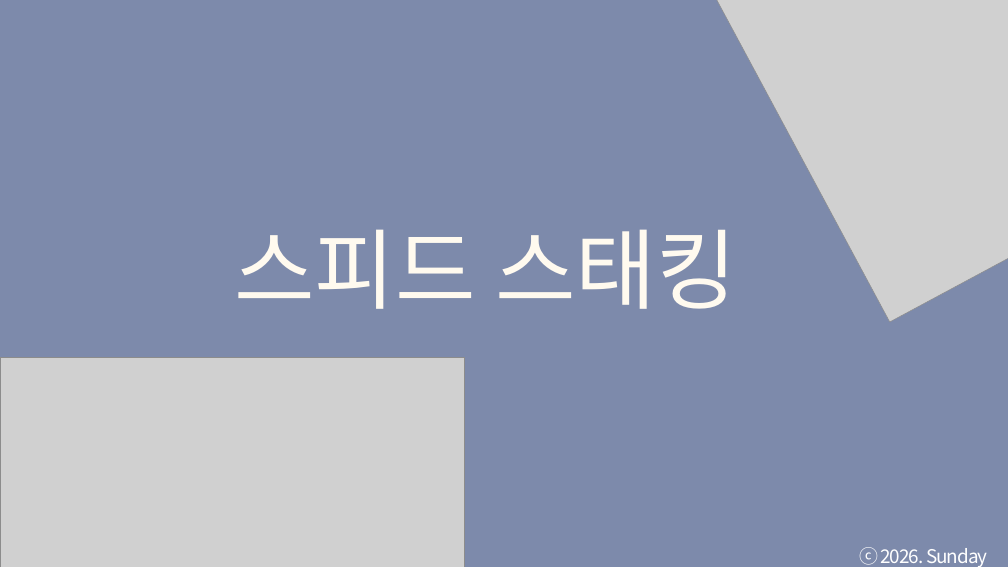
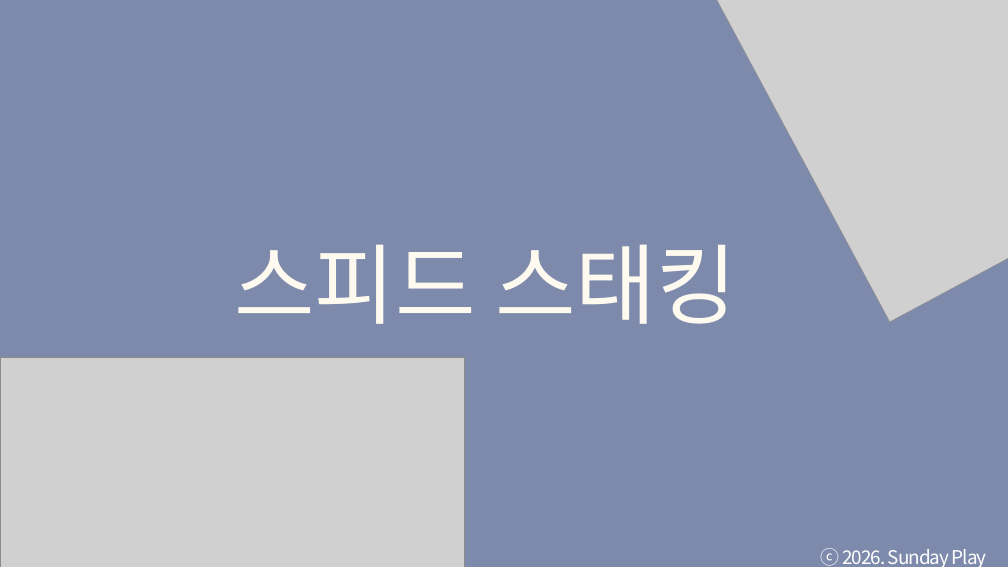
Before and after one commit to tkdgns25300/sunday_play, a slide deck: slide 1 of public/downloads/games/cup-speed-stacking/rules.pptx. Drawn at 1008x567 pixels with LibreOffice and Linux fonts; fonts in the diff are those of the drawing; grey boxes stand for pictures. Boxes give left, top, right and bottom in pixels: in the first picture for what was removed or moved away, otherwise in the second. Text is boxed around its words. In the diff, an @@ line names an element or a change of style, - is before the commit and + after.

```diff
--- a/public/downloads/games/cup-speed-stacking/rules.pptx
+++ b/public/downloads/games/cup-speed-stacking/rules.pptx
@@ text "스피드 스태킹": place and size @@
-text "스피드 스태킹" at [234, 229, 737, 309]
+text "스피드 스태킹" at [234, 244, 737, 324]
@@ text "스피드 스태킹" at [234, 244, 737, 324]: font Calibri to Noto Sans CJK KR @@
@@ text "ⓒ 2026. Sunday Play" rewrapped from [859, 547, 988, 567] to [821, 548, 987, 567] @@
```
Also in this commit, not shown: 4 other slides changed, 3 other files.
